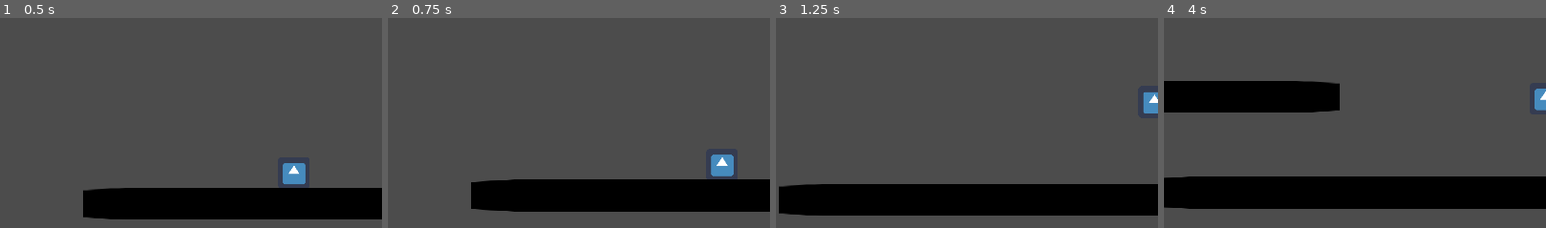
Above: before the commit, frames 1-4 (left to right).
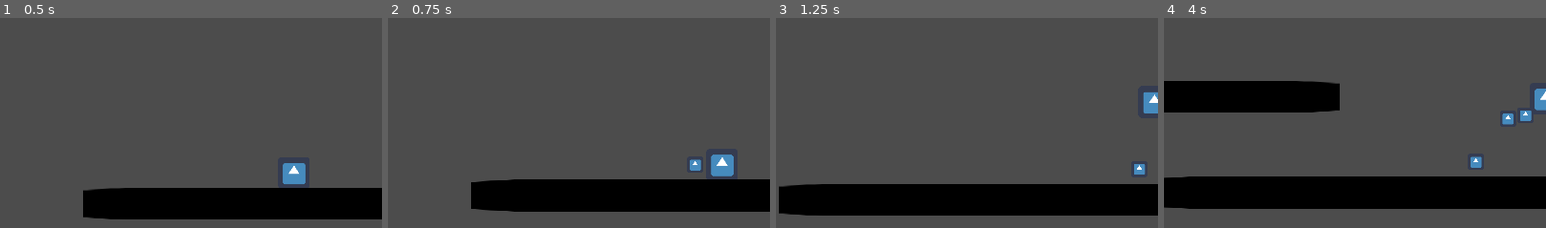
Above: after the commit, the same moments.

Repository: dodo3142/WinterGameJam
Game: Godot game, scene res://Scenes/TestLevel.tscn
Two runs of this game, one before a commit and one after it. Both use one fixed random seed, a clock stepped at 60 frames per second and the inputs below. The engine's default icon, where the game draws it, is replaced by a stand-in: a white triangle on a blue panel in a dark square.
Inputs:
- Up to frame 1 (0.5 s): no input
- Up to frame 2 (0.75 s): hold Right (Right) from 0.53 s (still down); tap X (Attack, bound only after the commit) at 0.6 s
- Up to frame 3 (1.25 s): keep holding Right (Right); tap Z (Jump) at 0.77 s
- Up to frame 4 (4 s): tap X (Attack, bound only after the commit) every 0.75 s from 1.35 to 3.6 s; tap Z (Jump) at 1.52, 3.02, 3.77 s; release Right (Right) at 2.03 s; hold Left (Left) 2.03-2.78 s; hold Right (Right) from 2.78 s (still down)
The pictures show only the part of the screen within x 6-56%, y 12-62%; the shares and areas given below are measured in that part.

Frame 1 is identical in both runs. In frame 2, 0.2% of the frame differs, in the area x 79-82%, y 67-73%; in frame 3, 0.1%; in frame 4, 0.5%, in the area x 80-97%, y 44-72%.

Commit message:
sorry i worked alot not the best but i tried to add boomerang still need alot of work

Diff:
--- a/WinterGameJam/Scenes/Player.tscn
+++ b/WinterGameJam/Scenes/Player.tscn
@@ -7,7 +7,10 @@
 [sub_resource type="RectangleShape2D" id=1]
 extents = Vector2( 32, 31.5 )
 
-[node name="Player" type="KinematicBody2D"]
+[sub_resource type="RectangleShape2D" id=2]
+extents = Vector2( 30.5, 30 )
+
+[node name="Player" type="KinematicBody2D" groups=["Player"]]
 script = ExtResource( 2 )
 Speed = 500
 JumpForce = -1000
@@ -33,6 +36,12 @@
 [node name="RayCast2D" type="RayCast2D" parent="Sprite"]
 cast_to = Vector2( 85, 1 )
 
+[node name="BoomerangGoal" type="Position2D" parent="Sprite"]
+position = Vector2( 275, 0 )
+__meta__ = {
+"_gizmo_extents_": 26.8
+}
+
 [node name="CollisionShape2D" type="CollisionShape2D" parent="."]
 position = Vector2( 0, -0.5 )
 shape = SubResource( 1 )
@@ -45,6 +54,17 @@
 wait_time = 0.2
 one_shot = true
 
+[node name="BeatTimer" type="Timer" parent="."]
+wait_time = 0.5
+autostart = true
+
+[node name="PlayerArea" type="Area2D" parent="." groups=["Player"]]
+
+[node name="CollisionShape2D" type="CollisionShape2D" parent="PlayerArea"]
+position = Vector2( 0, -1 )
+shape = SubResource( 2 )
+
 [connection signal="Grounded_Update" from="." to="Sprite/Camera2D" method="_on_Player_Grounded_Update"]
 [connection signal="timeout" from="CoyoteTimer" to="." method="_on_CoyoteTimer_timeout"]
 [connection signal="timeout" from="JumpBuffring" to="." method="_on_JumpBuffring_timeout"]
+[connection signal="timeout" from="BeatTimer" to="." method="_on_BeatTimer_timeout"]
--- a/WinterGameJam/Scenes/TestLevel.tscn
+++ b/WinterGameJam/Scenes/TestLevel.tscn
@@ -1,7 +1,8 @@
-[gd_scene load_steps=10 format=2]
+[gd_scene load_steps=11 format=2]
 
 [ext_resource path="res://Scenes/Player.tscn" type="PackedScene" id=1]
 [ext_resource path="res://icon.png" type="Texture" id=2]
+[ext_resource path="res://120 BPM - Metronome.mp3" type="AudioStream" id=3]
 
 [sub_resource type="RectangleShape2D" id=1]
 extents = Vector2( 85.1667, 31 )
@@ -234,3 +235,8 @@
 position = Vector2( -51.1667, 408.5 )
 scale = Vector2( 0.880208, 3.01563 )
 texture = ExtResource( 2 )
+
+[node name="AudioStreamPlayer" type="AudioStreamPlayer" parent="."]
+stream = ExtResource( 3 )
+volume_db = -20.0
+autoplay = true
--- /dev/null
+++ b/WinterGameJam/Scenes/boomerang.tscn
@@ -0,0 +1,38 @@
+[gd_scene load_steps=5 format=2]
+
+[ext_resource path="res://icon.png" type="Texture" id=1]
+[ext_resource path="res://Scripts/boomerang.gd" type="Script" id=2]
+
+[sub_resource type="RectangleShape2D" id=1]
+extents = Vector2( 31.5, 31.5 )
+
+[sub_resource type="RectangleShape2D" id=2]
+extents = Vector2( 15, 15 )
+
+[node name="Boomerang" type="RigidBody2D"]
+collision_layer = 0
+collision_mask = 0
+gravity_scale = 0.0
+script = ExtResource( 2 )
+
+[node name="Sprite" type="Sprite" parent="."]
+scale = Vector2( 0.5, 0.5 )
+texture = ExtResource( 1 )
+
+[node name="CollisionShape2D" type="CollisionShape2D" parent="."]
+scale = Vector2( 0.5, 0.5 )
+shape = SubResource( 1 )
+
+[node name="ComeBackTimer" type="Timer" parent="."]
+one_shot = true
+autostart = true
+
+[node name="Tween" type="Tween" parent="."]
+
+[node name="Area2D" type="Area2D" parent="."]
+
+[node name="CollisionShape2D" type="CollisionShape2D" parent="Area2D"]
+shape = SubResource( 2 )
+
+[connection signal="timeout" from="ComeBackTimer" to="." method="_on_ComeBackTimer_timeout"]
+[connection signal="area_entered" from="Area2D" to="." method="_on_Area2D_area_entered"]
--- a/WinterGameJam/Scripts/Player.gd
+++ b/WinterGameJam/Scripts/Player.gd
@@ -4,6 +4,7 @@
 
 enum PlayerState {GROUND, AIR, DAMAGE, DEAD}
 
+#movement
 export var Speed = 300
 export var JumpForce=-800
 export var FallGravity= 2500
@@ -13,19 +14,25 @@
 export (float, 0, 1.0) var friction = 0.3
 export (float, 0, 1.0) var acceleration = 0.3
 
+#states
 var state = PlayerState.GROUND
 var prev_state = PlayerState.GROUND
 
+#boolens
 var canJump = false
 var tryingtoJump= false
 var JumpButtonrelesed = true
 var isGrounded
 
+#Directions
 var HorizontalDir = Vector2.ZERO
 var velocity = Vector2.ZERO
+
+#get the nodes and scenes
 onready var PlayerSprite = $Sprite
 onready var CoyoteJump = $CoyoteTimer
 onready var JumpBuffring = $JumpBuffring
+onready var Boomerang = preload("res://Scenes/boomerang.tscn")
 
 func _process(delta):
 	#when player can jump
@@ -36,6 +43,13 @@
 	#flip playersprite when changing dir
 	if HorizontalDir !=0:
 		PlayerSprite.scale.x = HorizontalDir
+
+	if Input.is_action_just_pressed("Attack"):
+		var b = Boomerang.instance()
+		var BoomGoal = $Sprite/BoomerangGoal.global_position
+		b.Goal = BoomGoal
+		add_child(b)
+
 
 func _physics_process(delta):
 	Movement()
@@ -75,8 +89,6 @@
 
 func Jumping():
 
-
-
 	#start jump buffring when player press jump
 	if Input.is_action_just_pressed("Jump"):
 		JumpButtonrelesed = false
@@ -112,3 +124,10 @@
 
 func _on_JumpBuffring_timeout():
 	tryingtoJump = false
+
+#put Boomerang every beat
+#func _on_BeatTimer_timeout():
+#	var b = Boomerang.instance()
+#	var BoomGoal = $Sprite/BoomerangGoal.global_position
+#	b.Goal = BoomGoal
+#	add_child(b)
--- /dev/null
+++ b/WinterGameJam/Scripts/boomerang.gd
@@ -0,0 +1,39 @@
+extends RigidBody2D
+
+onready var Player = get_parent()
+export var rotationspeed = 10
+var Goal = Vector2.ZERO
+var IsComingBack = false
+
+
+func _ready():
+	#leave the player
+	var root = get_tree().root
+	var main_scene = root.get_child(root.get_child_count() - 1)
+	position = Player.position
+	get_parent().remove_child(self)
+	main_scene.add_child(self)
+	self.set_owner(main_scene)
+
+	#go to it's goal
+	var tween = get_node("Tween")
+	tween.interpolate_property($".", "position", position, Goal, 0.5, Tween.TRANS_EXPO, Tween.EASE_IN)
+	tween.start()
+
+
+func _process(delta):
+	#go back to the player
+	if IsComingBack:
+		var tween = get_node("Tween")
+		tween.interpolate_property($".", "position", position, Player.global_position, 0.5, Tween.TRANS_EXPO, Tween.EASE_OUT)
+		tween.start()
+
+func _on_ComeBackTimer_timeout():
+	IsComingBack = true
+
+
+
+func _on_Area2D_area_entered(area):
+	if IsComingBack:
+		if area.is_in_group("Player"):
+			queue_free()
--- a/WinterGameJam/project.godot
+++ b/WinterGameJam/project.godot
@@ -40,6 +40,16 @@
 "events": [ Object(InputEventKey,"resource_local_to_scene":false,"resource_name":"","device":0,"alt":false,"shift":false,"control":false,"meta":false,"command":false,"pressed":false,"scancode":90,"physical_scancode":0,"unicode":0,"echo":false,"script":null)
  ]
 }
+Attack={
+"deadzone": 0.5,
+"events": [ Object(InputEventKey,"resource_local_to_scene":false,"resource_name":"","device":0,"alt":false,"shift":false,"control":false,"meta":false,"command":false,"pressed":false,"scancode":88,"physical_scancode":0,"unicode":0,"echo":false,"script":null)
+ ]
+}
+
+[layer_names]
+
+2d_physics/layer_1="Player"
+2d_physics/layer_2="Weapons"
 
 [physics]
 
Not shown, added: WinterGameJam/120 BPM - Metronome.mp3.import
Not shown: 1 places in WinterGameJam/Scenes/Player.tscn that only renumber resources
Not shown, added: WinterGameJam/120 BPM - Metronome.mp3
